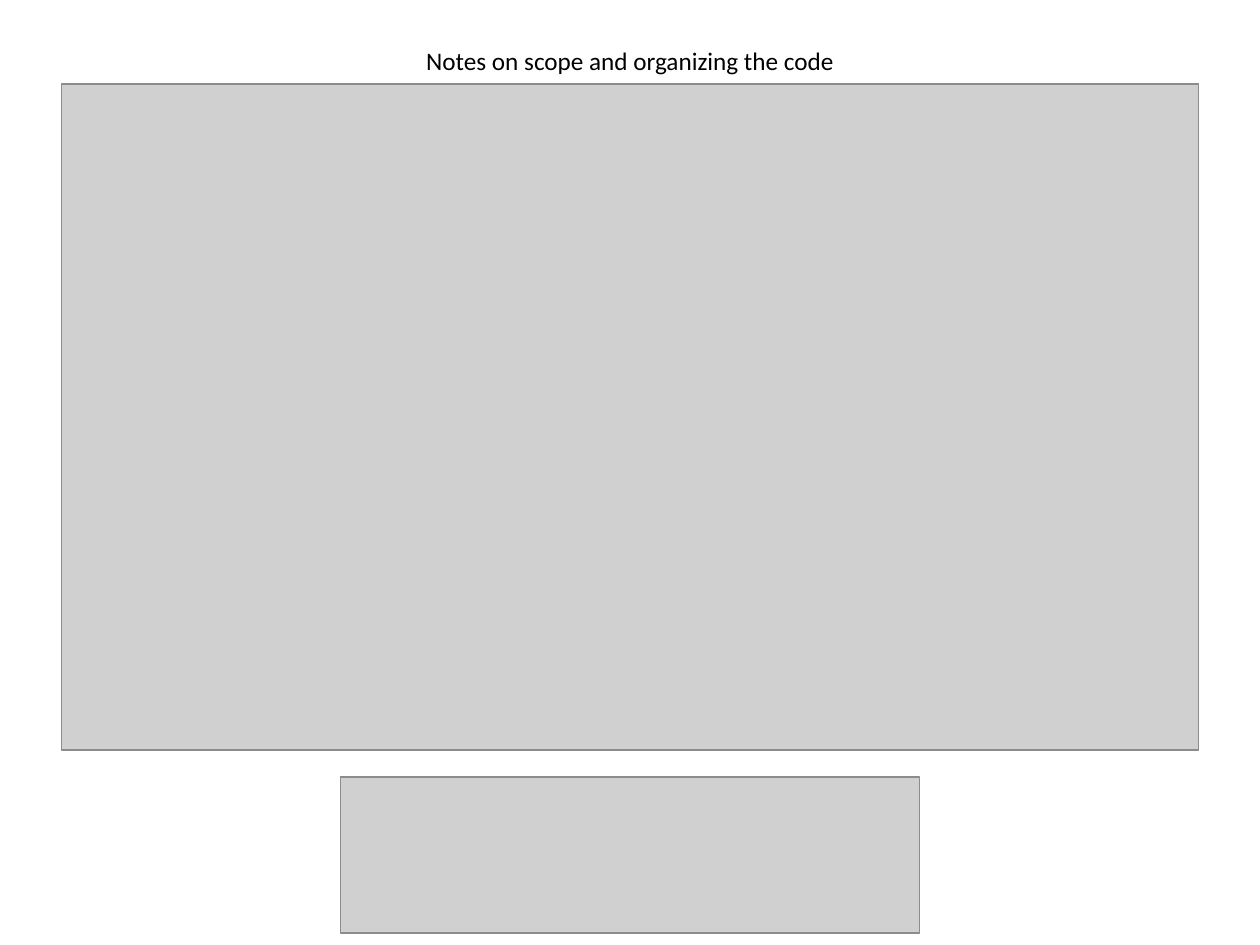
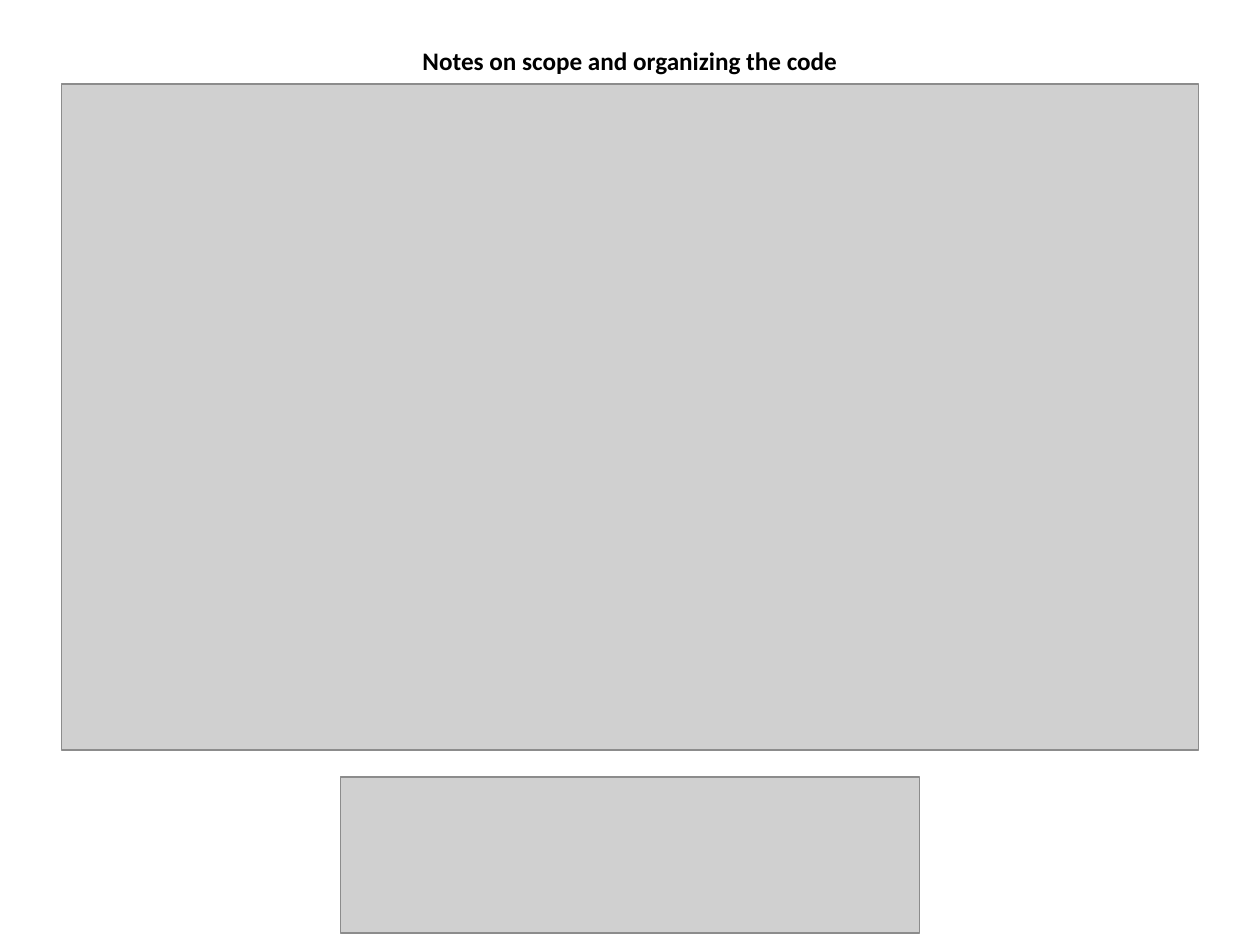
Before and after one commit to wildgrok/PowerShell, a slide deck: slide 15 of PowerShell From The Trenches - Workflows.pptx. Drawn at 1260x945 pixels with LibreOffice and Linux fonts; fonts in the diff are those of the drawing; grey boxes stand for pictures. Boxes give left, top, right and bottom in pixels: in the first picture for what was removed or moved away, otherwise in the second. Text is boxed around its words. In the diff, an @@ line names an element or a change of style, - is before the commit and + after.

```diff
--- a/PowerShell From The Trenches - Workflows.pptx
+++ b/PowerShell From The Trenches - Workflows.pptx
@@ title "Notes on scope and organizing ..." at [422,52,837,75]: bold on @@
```
Also in this commit, not shown: 1 other slide changed, 3 slides added.
